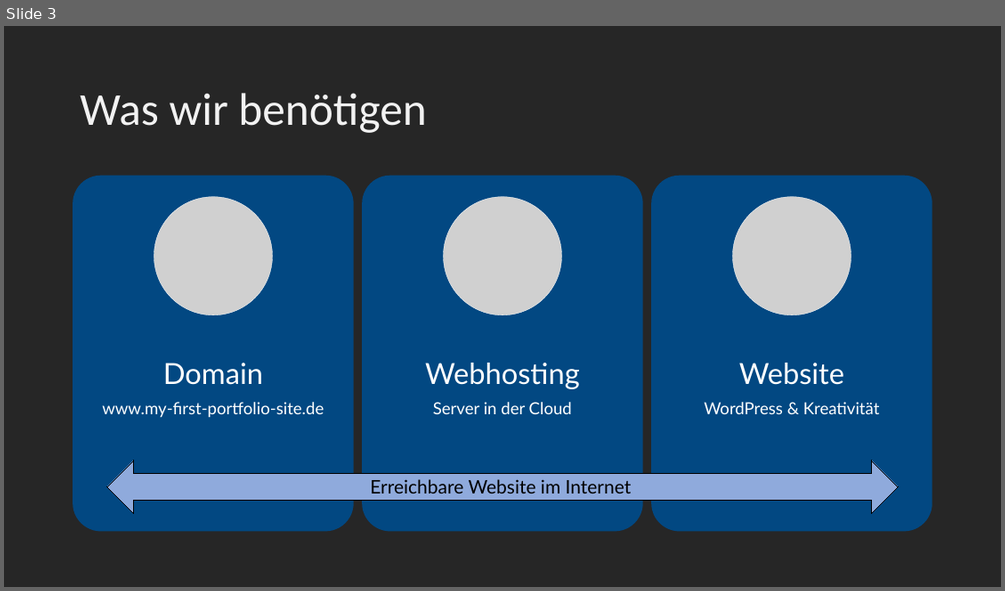
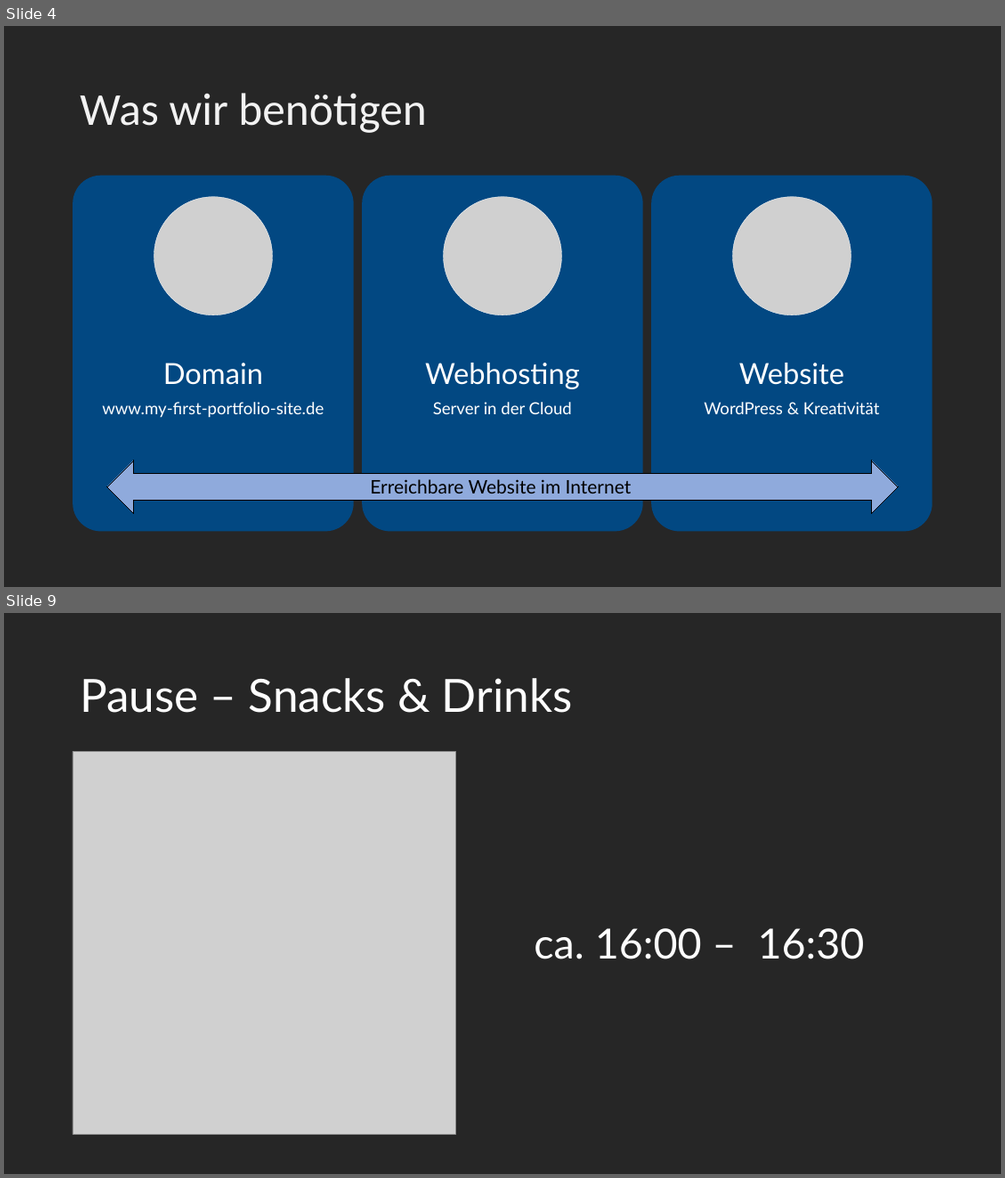
Before and after one commit to maximotus/skill-saturday-wordpress-portfolio-website, a slide deck: wordpress-portfolio-website-presentation.pptx. Shown one above the other, each under a label of ours: slide 3 before the commit, slides 4 and 9 after it; the slides between them are not shown. The pictures are 1005x591 and 1005x1178 pixels, drawn with LibreOffice and Linux fonts; fonts in the diff are those of the drawing; grey boxes stand for pictures. Boxes give left, top, right and bottom in pixels: in the first picture for what was removed or moved away, otherwise in the second. Text is boxed around its words. In the diff, an @@ line names an element or a change of style, - is before the commit and + after.

```diff
--- a/wordpress-portfolio-website-presentation.pptx
+++ b/wordpress-portfolio-website-presentation.pptx
@@ slide 9 added at [4,613,1001,1174], background #262626 @@
@@ title added at [80,678,572,713], 44 pt, text #FFFFFF @@
+Pause – Snacks & Drinks
@@ picture added at [73,751,455,1135] @@
@@ text added at [534,928,865,959], 40 pt, text #FFFFFF @@
+ca. 16:00 – 16:30
@@ what was slide 3 is now slide 4 @@
```
Also in this commit, not shown: 2 slides changed, 6 other slides added.
